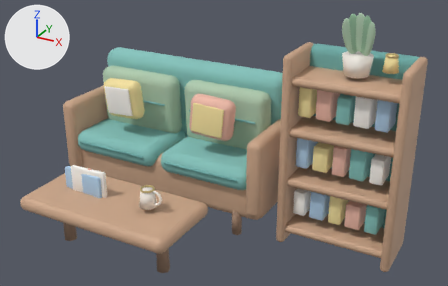
Two versions of the glTF model public/assets/interiors/glb/civic-lounge-suite.glb, one commit apart.
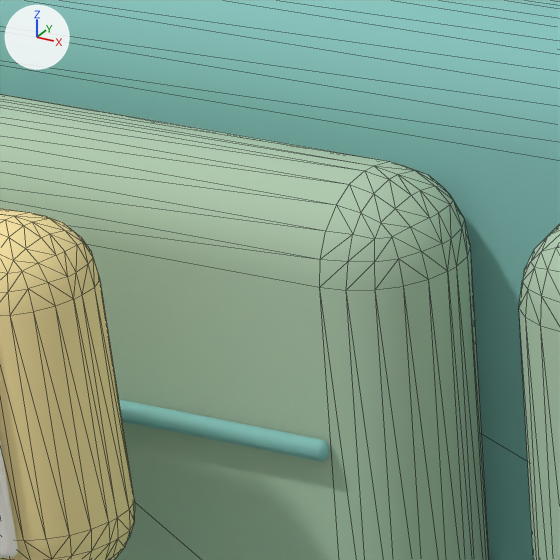
The first picture shows the older version from a 50 mm lens placed at (3.1, -4.63, 3.07), pointed at (0.77, -0.4, 0.95). The close-ups show the older and then the newer version on the part from 29% to 42% of the width and 21% to 41% of the height of that picture. Only the edits that show in the close-ups are written down. Arrows for +X, +Y and +Z are at upper left; the lights stay in place. The close-ups show mesh edges as thin lines. Where no turn or scale is listed for an object, it has been applied to the vertices.

Before the edit, the objects in view are built like this:
```python
me_cube_003 = bpy.data.meshes.new('Cube.003')
me_cube_003.from_pydata(...)  # 216 vertices, 428 faces; spans x -0.44..0.44, y -0.111..0.111, z -0.31..0.31
me_cube_003.materials.append(mat_civic_sage_textile)  # light grey #b0ccb1
me_cube_005 = bpy.data.meshes.new('Cube.005')
me_cube_005.from_pydata(...)  # 56 vertices, 108 faces; spans x -0.35..0.35, y -0.009..0.009, z -0.011..0.011
me_cube_005.materials.append(mat_civic_teal_textile)  # cyan #86c4be
me_cube_014 = bpy.data.meshes.new('Cube.014')
me_cube_014.from_pydata(...)  # 96 vertices, 188 faces; spans x -0.16..0.16, y -0.026..0.026, z -0.146..0.146
me_cube_014.materials.append(mat_civic_paper)  # white #fbf8f2
ob_loungebackcushion__1 = bpy.data.objects.new('LoungeBackCushion_-1', me_cube_003)
ob_loungebackcushion__1.location = (-0.49, 0.17, 0.94)
ob_loungebackseam__1 = bpy.data.objects.new('LoungeBackSeam_-1', me_cube_005)
ob_loungebackseam__1.location = (-0.49, 0.058, 0.98)
ob_loungepillowbutterinset = bpy.data.objects.new('LoungePillowButterInset', me_cube_014)
ob_loungepillowbutterinset.location = (-0.48, -0.218, 1.05)
# also in view: 'LoungeBackCushion_1' at (0.49, 0.17, 0.94); 'LoungeSofaBack' at (0.0, 0.38, 0.92); 'LoungePillowButter' at (-0.48, -0.13, 1.05)
```
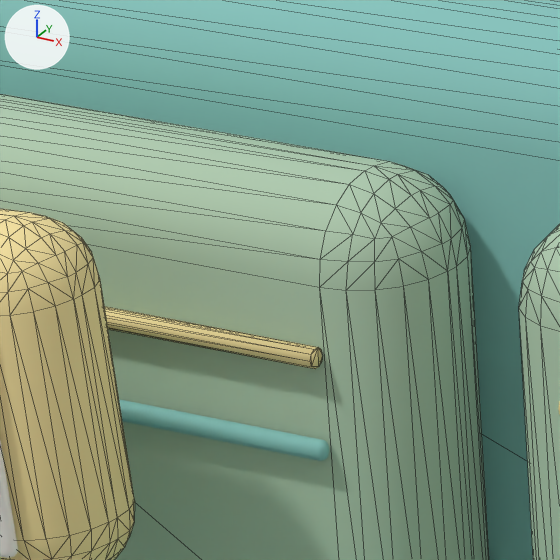
The change, as a diff of the scene's bpy script:
```diff
--- a/public/assets/interiors/glb/civic-lounge-suite.glb.py
+++ b/public/assets/interiors/glb/civic-lounge-suite.glb.py
@@ me_cone_001_1 @@
+me_cone_001_1.from_pydata(...)  # 20 vertices, 36 faces; spans x -0.345..0.345, y -0.011..0.011, z -0.01..0.01
+me_cone_001_1.materials.append(mat_civic_butter_textile)  # beige #f8e5a3
@@ ob_loungebackpiping__1 @@
+ob_loungebackpiping__1 = bpy.data.objects.new('LoungeBackPiping_-1', me_cone_001_1)
+ob_loungebackpiping__1.location = (-0.49, 0.053, 1.08)
```

Where the change shows, as pixel boxes [x1, y1, x2, y2] in the close-ups (560 x 560 px):
'LoungeBackPiping_-1', added (beige): after [104, 306, 322, 369]
